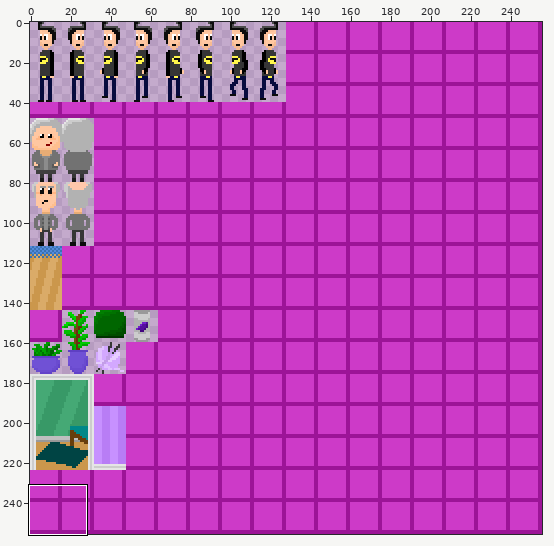
Two versions of one sprite sheet, android/assets/spritesheet.png. The picture above shows the old version from afar; the outline marks the close-up.
Close-up. Earlier state:
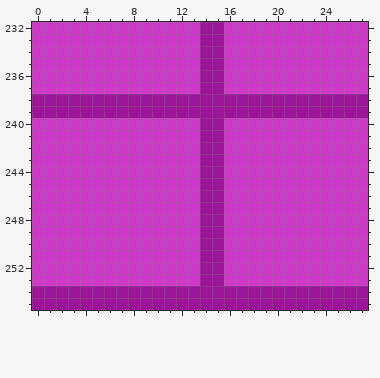
The file is 256x256 pixels. Colours within 5 levels of each other are drawn and written as one. Shown: x 0..27, y 232..255.
New version:
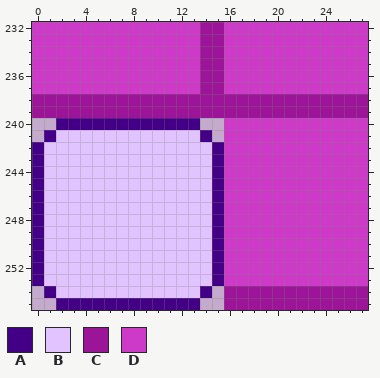
Palette (. is transparent): A #430086  B #e1c3ff  C #9c1497  D #cd3ac8
What changed:
@@ x 0..17 @@
 239 CCCCCCCCCCCCCCCCCC
-240 DDDDDDDDDDDDDDCCDD
-241 DDDDDDDDDDDDDDCCDD
-242 DDDDDDDDDDDDDDCCDD
-243 DDDDDDDDDDDDDDCCDD
-244 DDDDDDDDDDDDDDCCDD
-245 DDDDDDDDDDDDDDCCDD
-246 DDDDDDDDDDDDDDCCDD
-247 DDDDDDDDDDDDDDCCDD
-248 DDDDDDDDDDDDDDCCDD
-249 DDDDDDDDDDDDDDCCDD
-250 DDDDDDDDDDDDDDCCDD
-251 DDDDDDDDDDDDDDCCDD
-252 DDDDDDDDDDDDDDCCDD
-253 DDDDDDDDDDDDDDCCDD
-254 CCCCCCCCCCCCCCCCCC
-255 CCCCCCCCCCCCCCCCCC
+240 ..AAAAAAAAAAAA..DD
+241 .ABBBBBBBBBBBBA.DD
+242 ABBBBBBBBBBBBBBADD
+243 ABBBBBBBBBBBBBBADD
+244 ABBBBBBBBBBBBBBADD
+245 ABBBBBBBBBBBBBBADD
+246 ABBBBBBBBBBBBBBADD
+247 ABBBBBBBBBBBBBBADD
+248 ABBBBBBBBBBBBBBADD
+249 ABBBBBBBBBBBBBBADD
+250 ABBBBBBBBBBBBBBADD
+251 ABBBBBBBBBBBBBBADD
+252 ABBBBBBBBBBBBBBADD
+253 ABBBBBBBBBBBBBBADD
+254 .ABBBBBBBBBBBBA.CC
+255 ..AAAAAAAAAAAA..CC
Boxes around the changes in both close-ups, in picture pixels (x1, y1, x2, y2):
changed: (32, 118, 224, 310)
